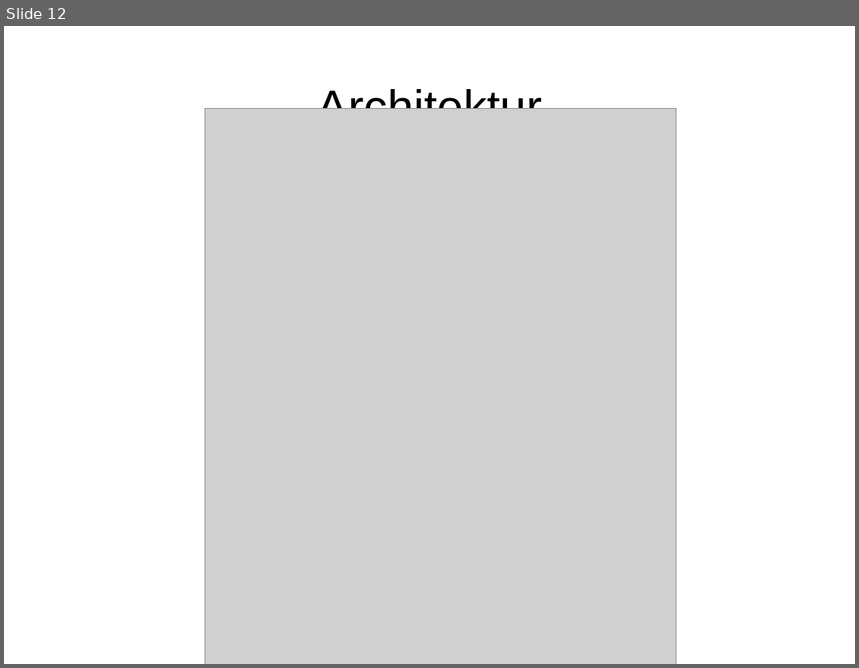
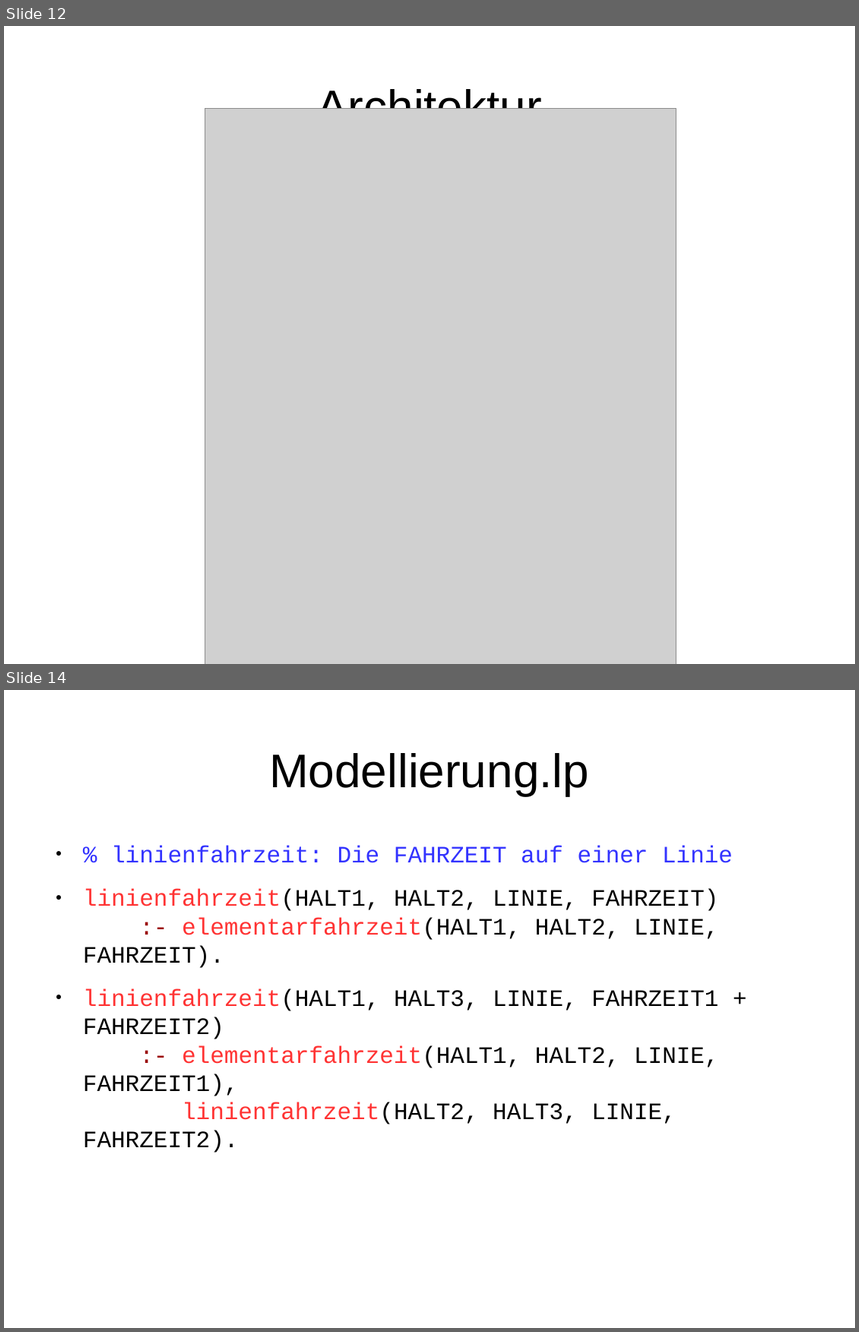
Before and after one commit to alkern/FahrplanASP, a slide deck: docs/presentation.odp. Shown one above the other, each under a label of ours: slide 12 before the commit, slides 12 and 14 after it; the slides between them are not shown. The pictures are 859x668 and 859x1332 pixels, drawn with LibreOffice and Linux fonts; fonts in the diff are those of the drawing; grey boxes stand for pictures. Boxes give left, top, right and bottom in pixels: in the first picture for what was removed or moved away, otherwise in the second. Text is boxed around its words. In the diff, an @@ line names an element or a change of style, - is before the commit and + after.

Commit message:
presentation

```diff
--- a/docs/presentation.odp
+++ b/docs/presentation.odp
@@ slide 14 added at (4,690,855,1328), background #FFFFFF @@
@@ title added at (269,753,589,796), 44 pt, text #000000 @@
+Modellierung.lp
@@ text added at (83,846,733,1153), 22 pt, text #000000 @@
+● % linienfahrzeit: Die FAHRZEIT auf einer Linie
+● linienfahrzeit(HALT1, HALT2, LINIE, FAHRZEIT)
+  :- elementarfahrzeit(HALT1, HALT2, LINIE, FAHRZEIT).
+● linienfahrzeit(HALT1, HALT3, LINIE, FAHRZEIT1 + FAHRZEIT2)
+  :- elementarfahrzeit(HALT1, HALT2, LINIE, FAHRZEIT1),
+  linienfahrzeit(HALT2, HALT3, LINIE, FAHRZEIT2).
```
Also in this commit, not shown: 3 other slides added.
